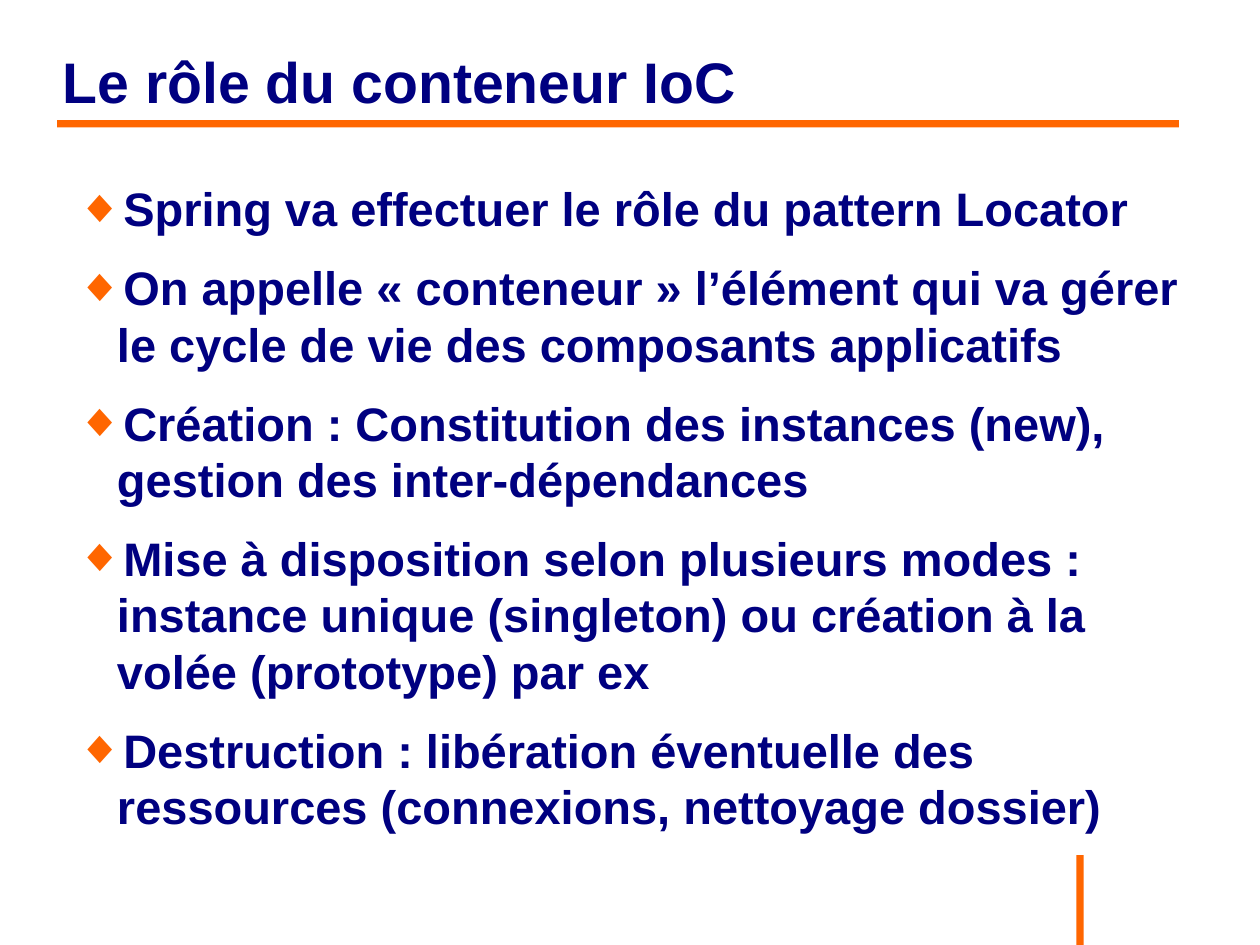
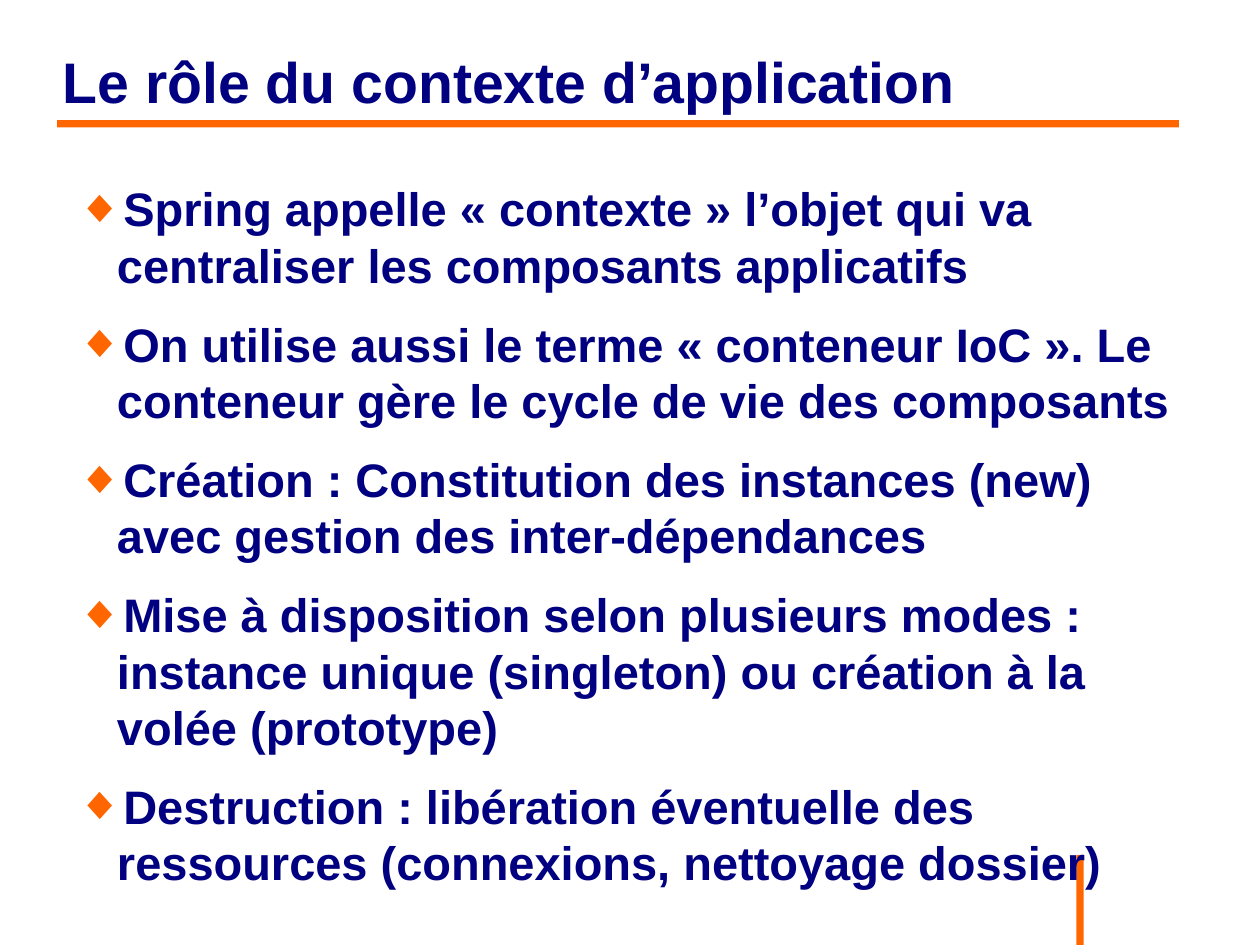
Before and after one commit to philphils/formation-spring, a slide deck: slide 39 of Documentation/diapo_formation_spring.odp. Drawn at 1260x945 pixels with LibreOffice and Linux fonts; fonts in the diff are those of the drawing; background and template pictures are left out. Boxes give left, top, right and bottom in pixels: in the first picture for what was removed or moved away, otherwise in the second. Text is boxed around its words. In the diff, an @@ line names an element or a change of style, - is before the commit and + after.

```diff
--- a/Documentation/diapo_formation_spring.odp
+++ b/Documentation/diapo_formation_spring.odp
@@ title at [63, 60, 954, 114]: text changed @@
-Le rôle du conteneur IoC
+Le rôle du contexte d’application
@@ text at [117, 192, 1169, 754]: text changed @@
-◆ Spring va effectuer le rôle du pattern Locator
-◆ On appelle « conteneur » l’élément qui va gérer le cycle de vie des composants applicatifs
-◆ Création : Constitution des instances (new), gestion des inter-dépendances
-◆ Mise à disposition selon plusieurs modes : instance unique (singleton) ou création à la volée (prototype) par ex
+◆ Spring appelle « contexte » l’objet qui va centraliser les composants applicatifs
+◆ On utilise aussi le terme « conteneur IoC ». Le conteneur gère le cycle de vie des composants
+◆ Création : Constitution des instances (new) avec gestion des inter-dépendances
+◆ Mise à disposition selon plusieurs modes : instance unique (singleton) ou création à la volée (prototype)
```
Also in this commit, not shown: 40 other slides changed, 10 slides added, 10 slides removed.
